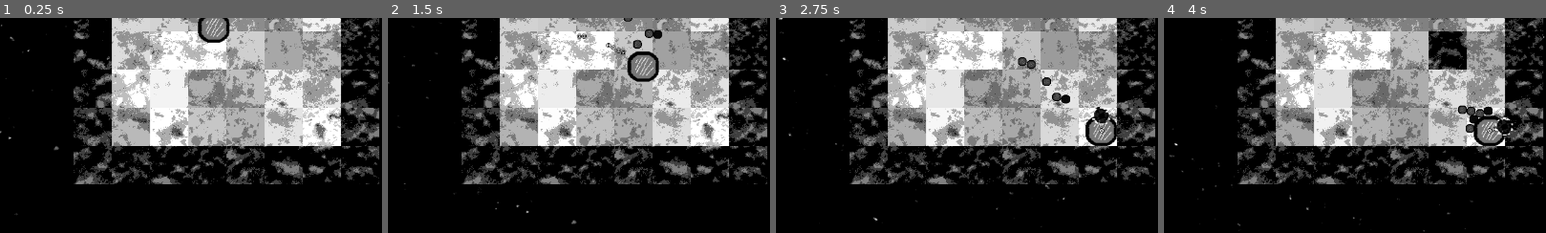
Above: before the commit, frames 1-4 (left to right).
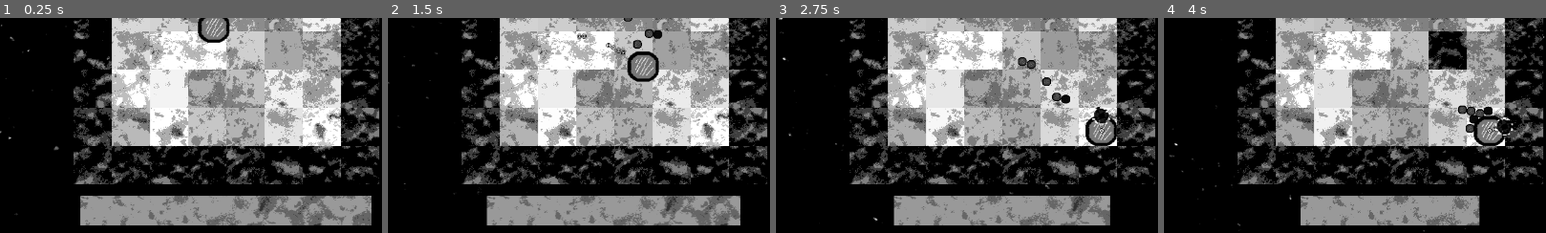
Above: after the commit, the same moments.

Repository: Indivicivet/ludumdare54
Game: Godot game, scene res://ludumdare54.tscn
Same seed, same stepped clock (60 frames per second), same inputs: the game is played once before the commit and once after it.
Inputs (mouse positions are % of the whole screen's width and height, from its top left):
- Up to frame 1 (0.25 s): no input
- Up to frame 2 (1.5 s): move the mouse to (72, 45) at 0.52 s; press the mouse at (72, 45) at 0.53 s; hold Right (right) 0.53-1.28 s; move the mouse to (30, 55) at 1.27 s; release the mouse at (30, 55) at 1.28 s; hold Down (down) from 1.28 s (still down); click (30, 55) at 1.35 s
- Up to frame 3 (2.75 s): move the mouse to (60, 28) at 2.02 s; release Down (down) at 2.03 s; press the mouse at (60, 28) at 2.03 s; hold Right (right) from 2.03 s (still down)
- Up to frame 4 (4 s): move the mouse to (45, 70) at 2.77 s; release Right (right) at 2.78 s; release the mouse at (45, 70) at 2.78 s; hold Up (up) 2.78-3.53 s; click (45, 70) at 2.85 s; move the mouse to (80, 65) at 3.52 s; press the mouse at (80, 65) at 3.53 s; hold Left (left) from 3.53 s (still down)
The pictures show only the part of the screen within x 18-68%, y 49-99%; the shares and areas given below are measured in that part.

The runs differ from the first frame. In frame 1, 11% of the frame differs, in the area x 21-98%, y 82-97%; in frame 2, 9.1%; in frame 3, 7.8%; in frame 4, 6.5%.

Commit message:
placeholder-y health indicator and health

Diff:
--- /dev/null
+++ b/health_indicator.gd
@@ -0,0 +1,9 @@
+extends Node2D
+
+
+func _process(delta):
+	get_node("Sprite2D").set_region_rect(Rect2(
+		0, 0,
+		500 * owner.get_node("player/player_health").health,
+		50,
+	))
--- a/ludumdare54.tscn
+++ b/ludumdare54.tscn
@@ -9,8 +9,11 @@
 [ext_resource type="Texture2D" uid="uid://dyql1ycffaje6" path="res://graphics/player0001.png" id="6_w1o1e"]
 [ext_resource type="PackedScene" uid="uid://telbw0j0atkg" path="res://floor_or_block.tscn" id="7_p865s"]
 [ext_resource type="PackedScene" uid="uid://c4i8t3vyd1rqu" path="res://enemy_type_1.tscn" id="9_1g1nj"]
+[ext_resource type="Script" path="res://player_health.gd" id="9_ypba0"]
 [ext_resource type="PackedScene" uid="uid://d2mwe78xq0kar" path="res://score.tscn" id="10_5oqj3"]
 [ext_resource type="Script" path="res://scripts/enemy_spawner.gd" id="11_gi10b"]
+[ext_resource type="Texture2D" uid="uid://dm7cxf1pr2r2f" path="res://graphics/tex3_0001__P2000288.png" id="12_088op"]
+[ext_resource type="Script" path="res://health_indicator.gd" id="12_jh7kp"]
 
 [sub_resource type="CircleShape2D" id="CircleShape2D_gwbx5"]
 radius = 26.0192
@@ -252,6 +255,9 @@
 [node name="CollisionShape2D" type="CollisionShape2D" parent="player"]
 shape = SubResource("CircleShape2D_gwbx5")
 
+[node name="player_health" type="Node2D" parent="player"]
+script = ExtResource("9_ypba0")
+
 [node name="enemy_type1" parent="." instance=ExtResource("9_1g1nj")]
 
 [node name="enemy_type2" parent="." instance=ExtResource("9_1g1nj")]
@@ -280,4 +286,14 @@
 wait_time = 2.0
 autostart = true
 
+[node name="health_indicator" type="Node2D" parent="."]
+position = Vector2(607, 675)
+script = ExtResource("12_jh7kp")
+
+[node name="Sprite2D" type="Sprite2D" parent="health_indicator"]
+position = Vector2(2, -2)
+texture = ExtResource("12_088op")
+region_enabled = true
+region_rect = Rect2(0, 0, 400, 50)
+
 [connection signal="timeout" from="enemy_spawner/Timer" to="enemy_spawner" method="_on_timer_timeout"]
--- /dev/null
+++ b/player_health.gd
@@ -0,0 +1,7 @@
+extends Node2D
+
+
+var health = 1.0
+
+func _process(delta):
+	health -= 0.1 * delta
Not shown: 1 places in ludumdare54.tscn that only renumber resources
